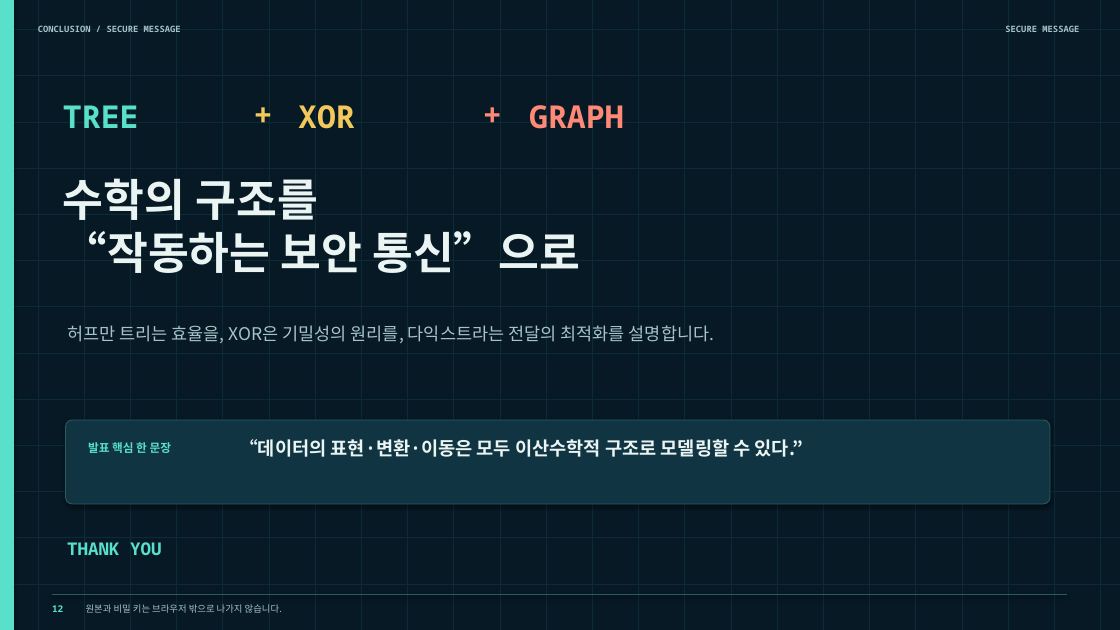
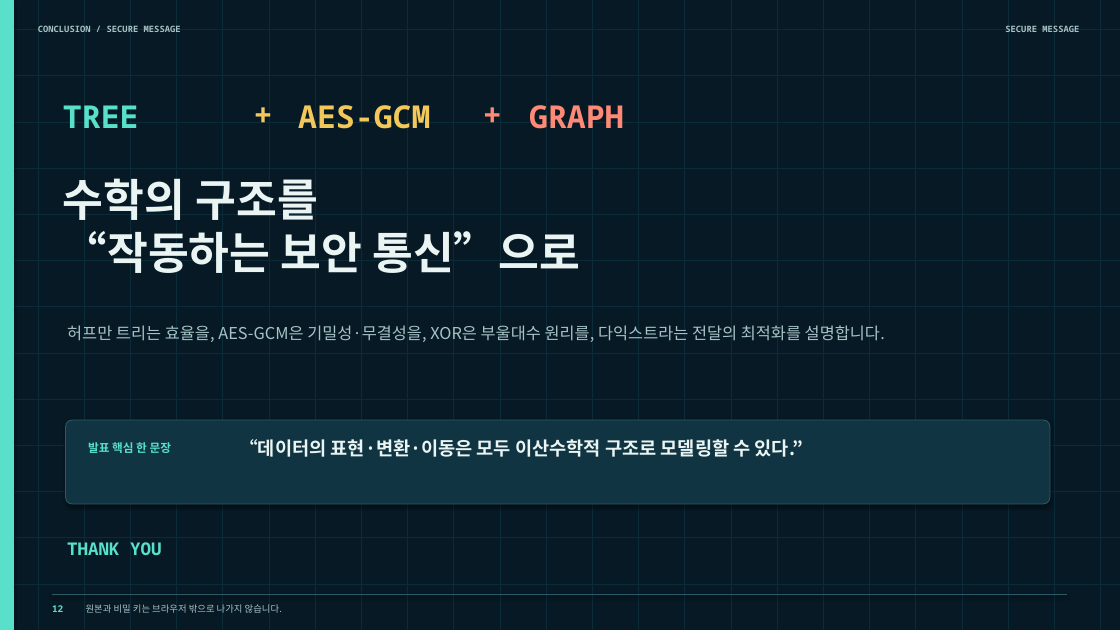
Before and after one commit to giftedsihun/proyect, a slide deck: slide 12 of presentation/secure-message-presentation.pptx. Drawn at 1120x630 pixels with LibreOffice and Linux fonts; fonts in the diff are those of the drawing. Boxes give left, top, right and bottom in pixels: in the first picture for what was removed or moved away, otherwise in the second. Text is boxed around its words. In the diff, an @@ line names an element or a change of style, - is before the commit and + after.

```diff
--- a/presentation/secure-message-presentation.pptx
+++ b/presentation/secure-message-presentation.pptx
@@ text at [298, 105, 430, 129]: text changed @@
-XOR
+AES-GCM
@@ text at [67, 325, 885, 342]: text changed; size 15 to 14 pt @@
-허프만 트리는 효율을, XOR은 기밀성의 원리를, 다익스트라는 전달의 최적화를 설명합니다.
+허프만 트리는 효율을, AES-GCM은 기밀성·무결성을, XOR은 부울대수 원리를, 다익스트라는 전달의 최적화를 설명합니다.
```
Also in this commit, not shown: 9 other slides changed, 7 other files.
